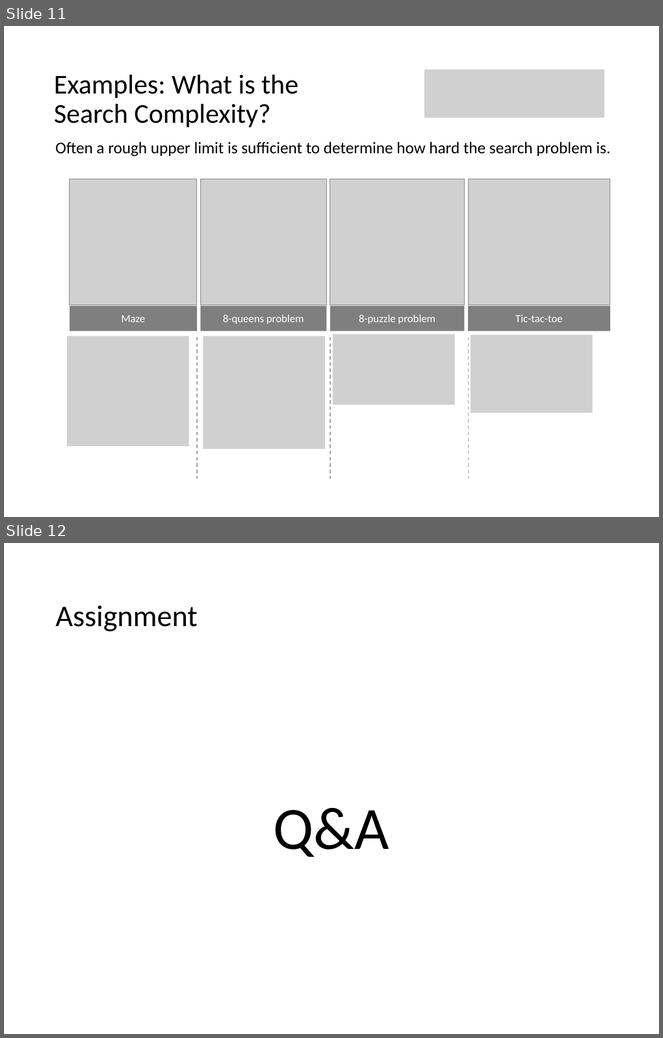
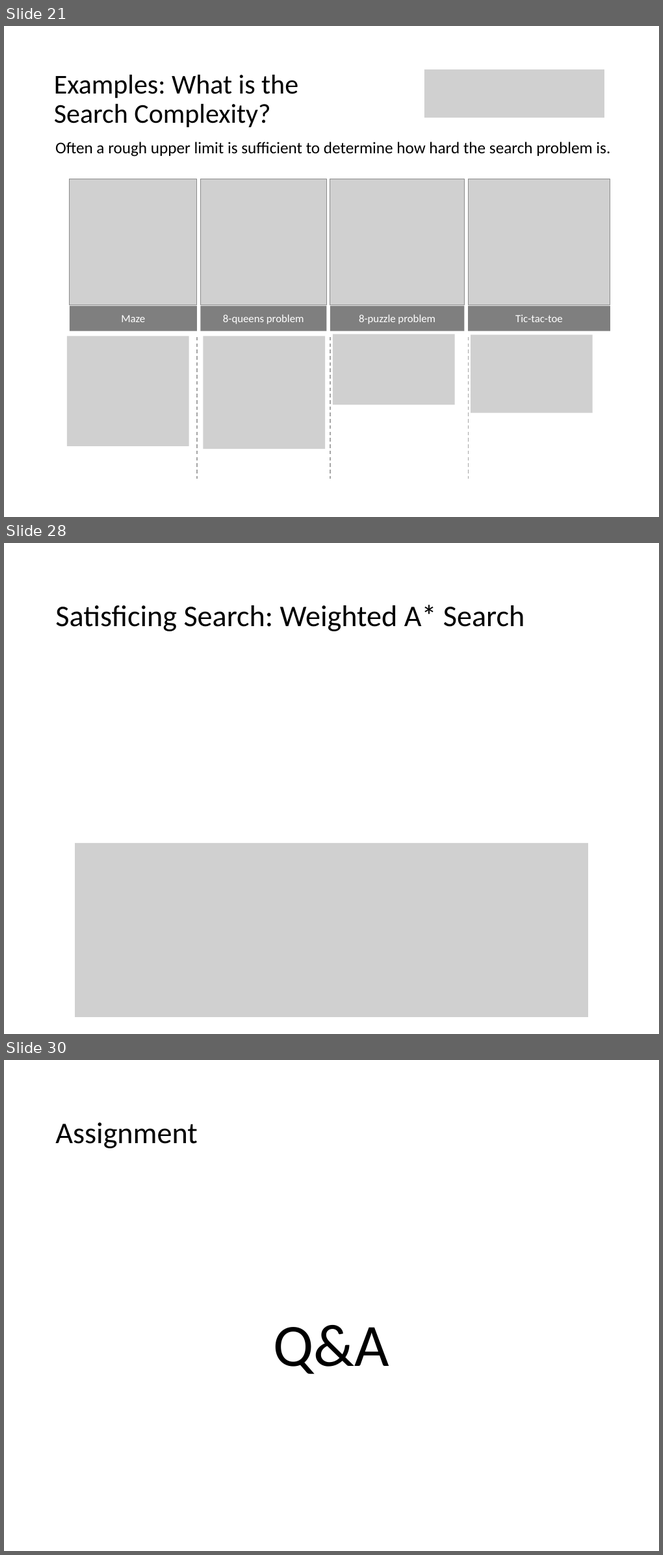
Before and after one commit to mhahsler/CS7320-AI, a slide deck: slides/03_search_discussion.pptx. Shown one above the other, each under a label of ours: slides 11 and 12 before the commit, slides 21, 28 and 30 after it; the slides between them are not shown. The pictures are 663x1038 and 663x1555 pixels, drawn with LibreOffice and Linux fonts; fonts in the diff are those of the drawing; grey boxes stand for pictures. Boxes give left, top, right and bottom in pixels: in the first picture for what was removed or moved away, otherwise in the second. Text is boxed around its words. In the diff, an @@ line names an element or a change of style, - is before the commit and + after.

```diff
--- a/slides/03_search_discussion.pptx
+++ b/slides/03_search_discussion.pptx
@@ slide 28 added at (4,543,659,1034), background #FFFFFF @@
@@ title added at (55,605,525,631), 33 pt, text #000000 @@
+Satisficing Search: Weighted A* Search
@@ picture added at (75,843,588,911) @@
@@ picture added at (75,912,588,1018) @@
@@ what was slide 11 is now slide 21 @@
@@ what was slide 12 is now slide 30 @@
```
Also in this commit, not shown: 1 slide changed, 18 other slides added, 1 slide removed, 7 other files.
